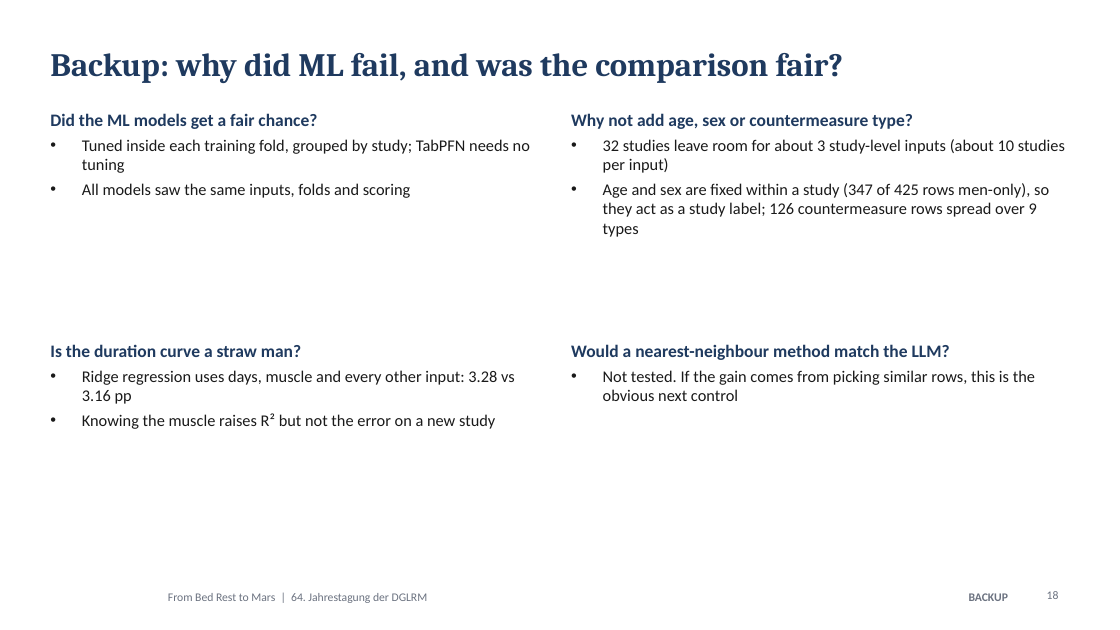
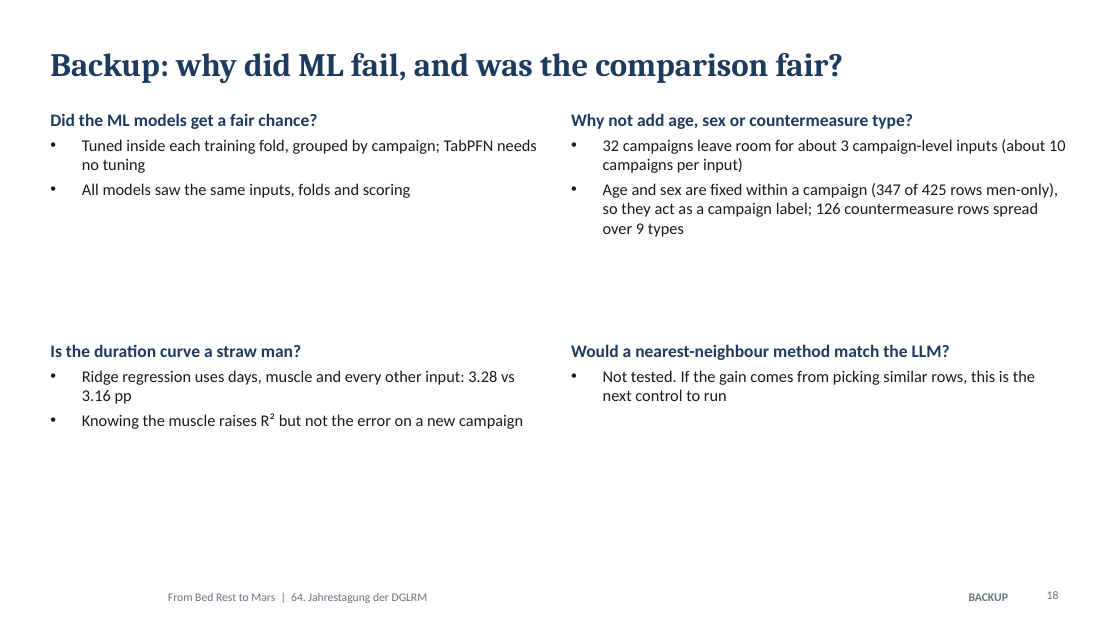
Before and after one commit to MiladBahariQaragoz/BedrestToMars, a slide deck: slide 18 of presentation/bed-rest-to-mars-talk.pptx. Drawn at 1120x630 pixels with LibreOffice and Linux fonts; fonts in the diff are those of the drawing; background and template pictures are left out. Boxes give left, top, right and bottom in pixels: in the first picture for what was removed or moved away, otherwise in the second. Text is boxed around its words. In the diff, an @@ line names an element or a change of style, - is before the commit and + after.

```diff
--- a/presentation/bed-rest-to-mars-talk.pptx
+++ b/presentation/bed-rest-to-mars-talk.pptx
@@ text at <box>82,139,537,173</box>: text changed @@
-• Tuned inside each training fold, grouped by study; TabPFN needs no tuning
+• Tuned inside each training fold, grouped by campaign; TabPFN needs no tuning
@@ text at <box>603,139,1066,237</box>: text changed @@
-• 32 studies leave room for about 3 study-level inputs (about 10 studies per input)
-• Age and sex are fixed within a study (347 of 425 rows men-only), so they act as a study label; 126 countermeasure rows spread over 9 types
+• 32 campaigns leave room for about 3 campaign-level inputs (about 10 campaigns per input)
+• Age and sex are fixed within a campaign (347 of 425 rows men-only), so they act as a campaign label; 126 countermeasure rows spread over 9 types
@@ text at <box>603,370,1035,401</box>: text changed @@
-• Not tested. If the gain comes from picking similar rows, this is the obvious next control
+• Not tested. If the gain comes from picking similar rows, this is the next control to run
@@ text at <box>82,413,523,429</box>: text changed @@
-• Knowing the muscle raises R² but not the error on a new study
+• Knowing the muscle raises R² but not the error on a new campaign
```
Also in this commit, not shown: 10 other slides changed, 3 other files.
